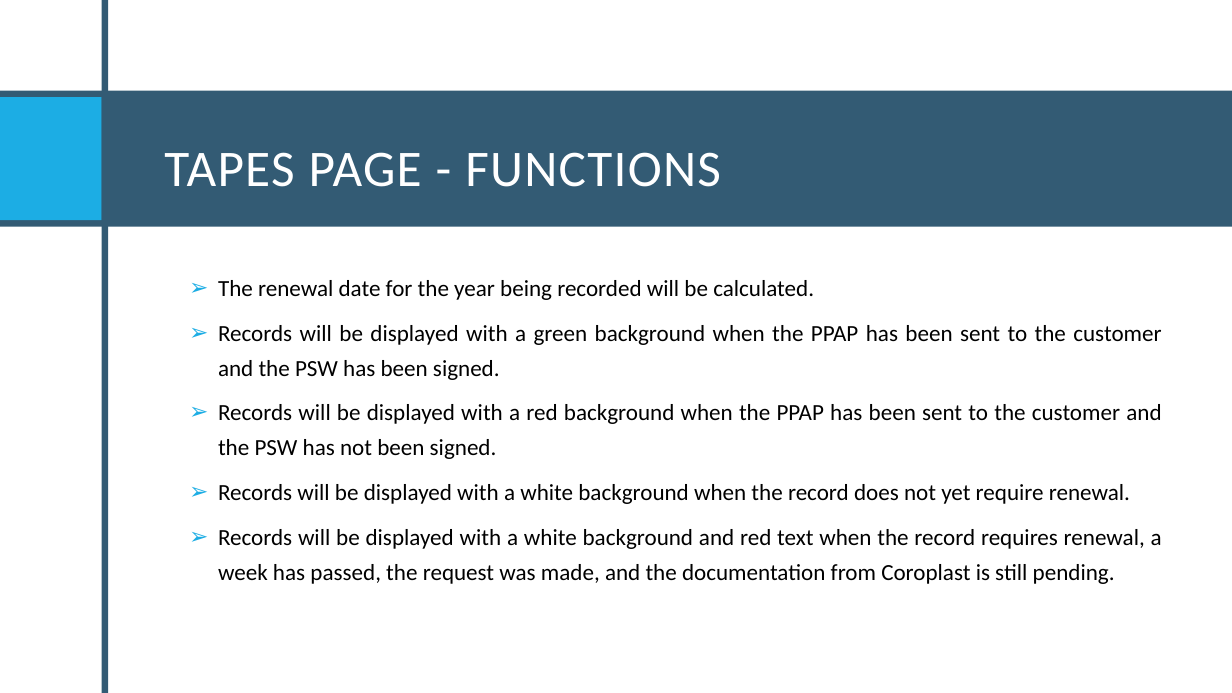
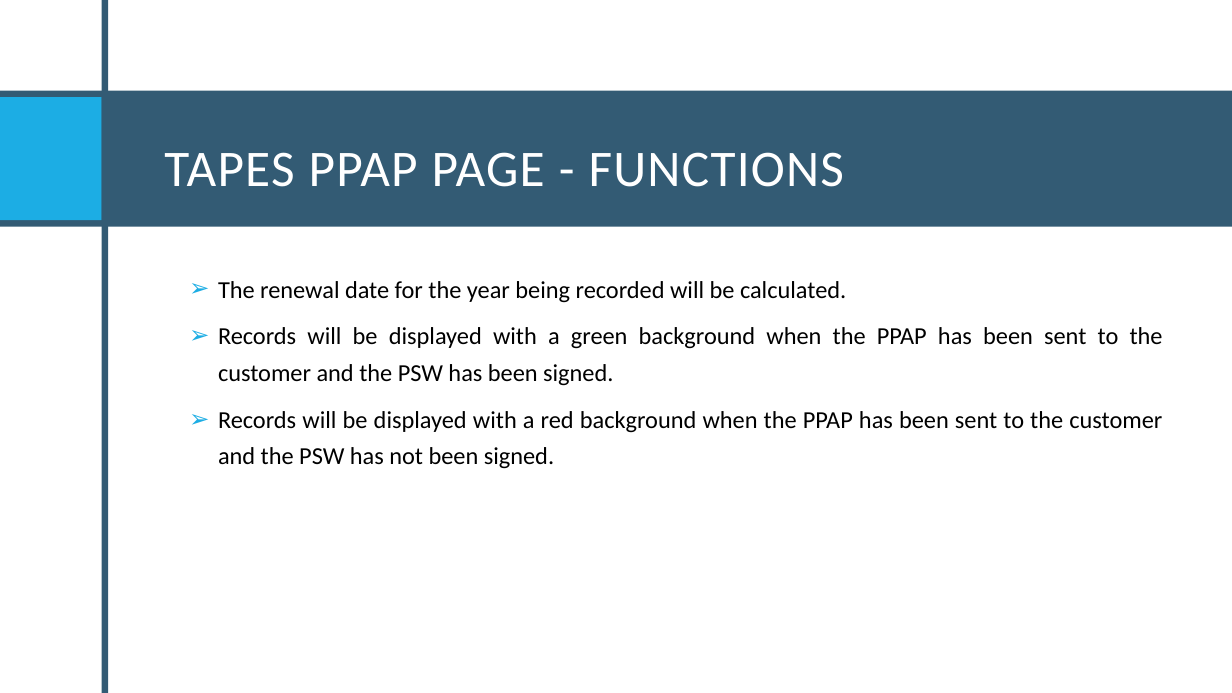
Before and after one commit to Santiago-004/proyecto, a slide deck: slide 29 of Proyecto Final.pptx. Drawn at 1232x693 pixels with LibreOffice and Linux fonts; fonts in the diff are those of the drawing. Boxes give left, top, right and bottom in pixels: in the first picture for what was removed or moved away, otherwise in the second. Text is boxed around its words. In the diff, an @@ line names an element or a change of style, - is before the commit and + after.

```diff
--- a/Proyecto Final.pptx
+++ b/Proyecto Final.pptx
@@ title at [164,152,844,187]: text changed @@
-TAPES PAGE - FUNCTIONS
+TAPES PPAP PAGE - FUNCTIONS
@@ text "The renewal date for the ..." at [218,281,1163,469]: size 18 to 19 pt @@
@@ text at [218,484,1162,584]: paragraphs removed @@
-  ➢ Records will be displayed with a white background when the record does not yet require renewal.
-  ➢ Records will be displayed with a white background and red text when the record requires renewal, a week has passed, the request was made, and the documentation from Coroplast is still pending.
```
Also in this commit, not shown: 23 other slides changed, 7 slides added, 2 other files.
